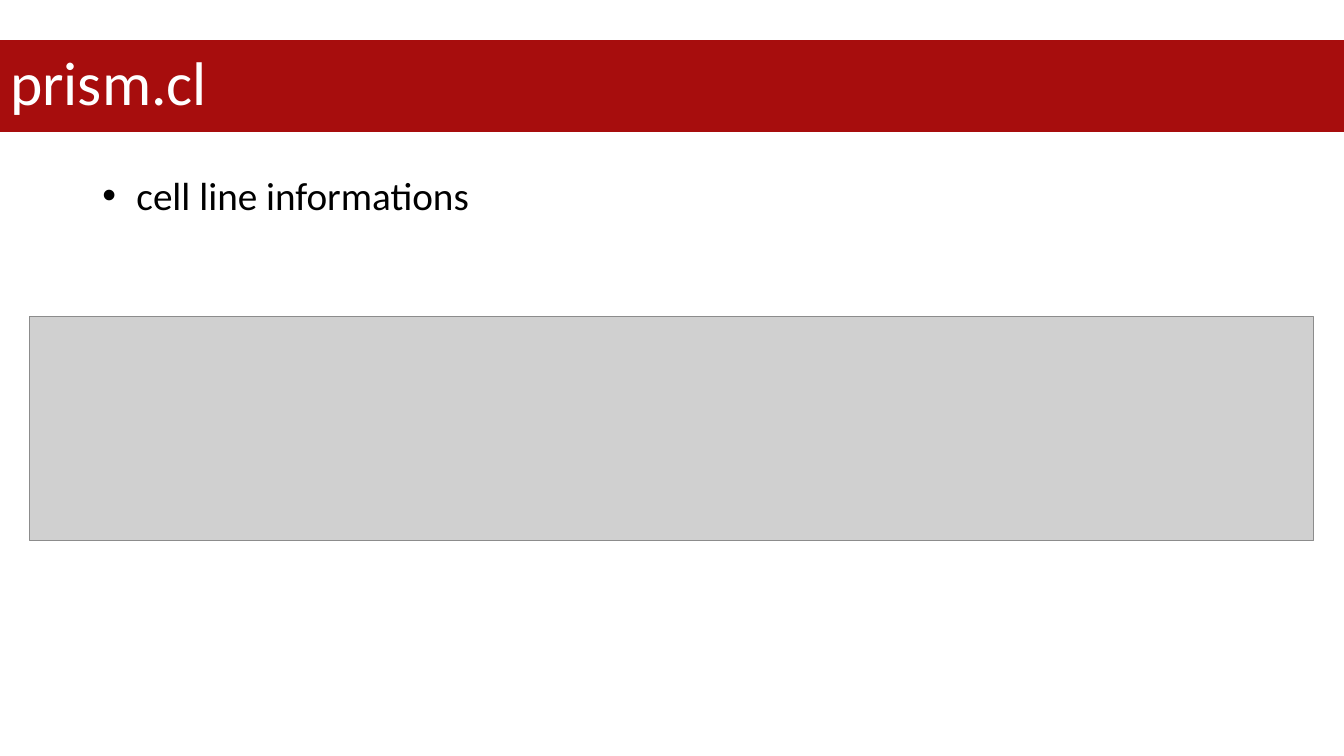
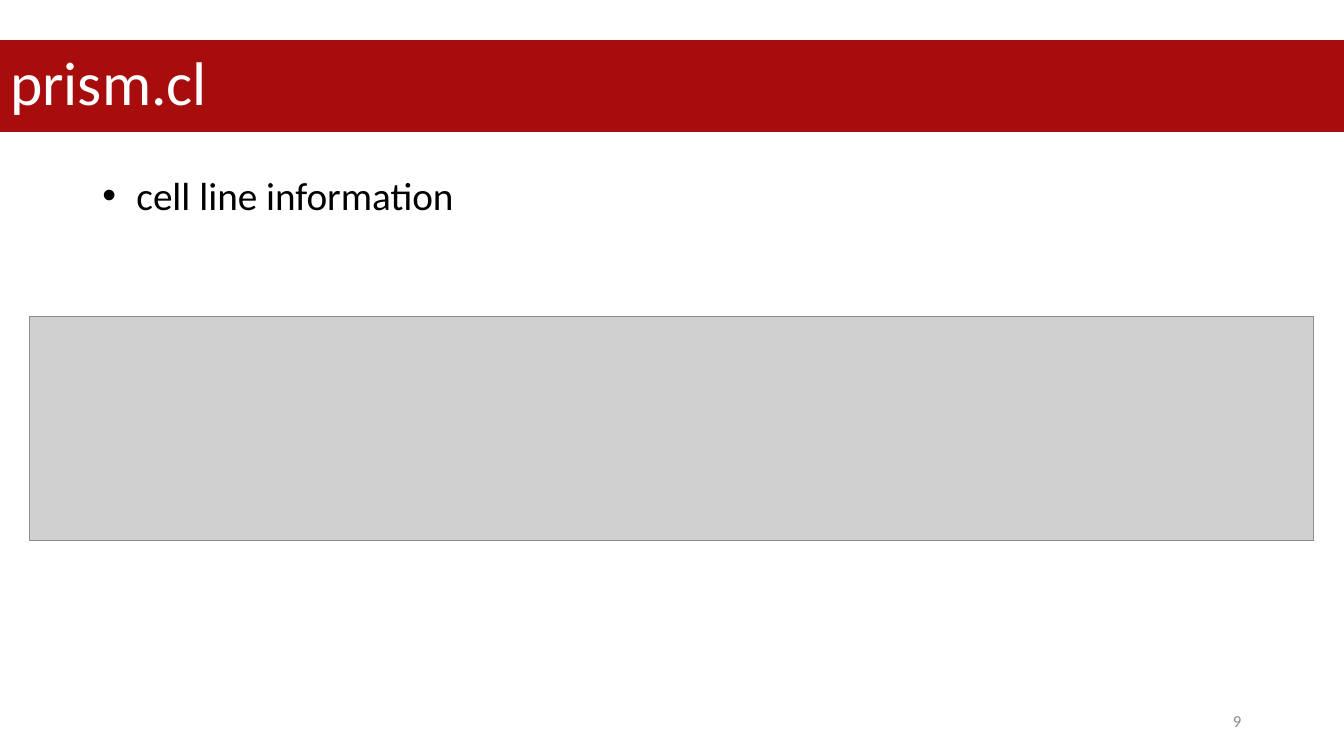
Before and after one commit to datascience-mobi-2023/topic05_team02, a slide deck: slide 9 of project proposal.pptx (slide 13 before the commit). Drawn at 1344x756 pixels with LibreOffice and Linux fonts; fonts in the diff are those of the drawing; grey boxes stand for pictures. Boxes give left, top, right and bottom in pixels: in the first picture for what was removed or moved away, otherwise in the second. Text is boxed around its words. In the diff, an @@ line names an element or a change of style, - is before the commit and + after.

```diff
--- a/project proposal.pptx
+++ b/project proposal.pptx
@@ text at box(136, 182, 453, 211): text changed @@
-• cell line informations
+• cell line information
@@ page number added at box(1233, 716, 1241, 727), 12 pt, text #8C8C8C @@
+9
```
Also in this commit, not shown: 9 other slides changed, 6 slides added, 5 slides removed.
